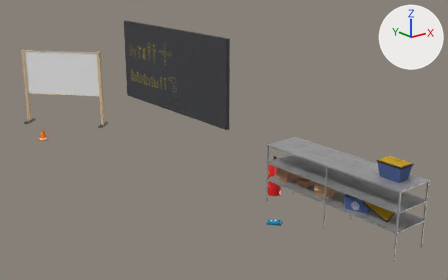
An edit to the FBX model Assets/_VE/Modelos/Escuderia Bravo/Taller Ensamble/Props3/FBX/Props3.fbx, drawn before and after from the same camera.
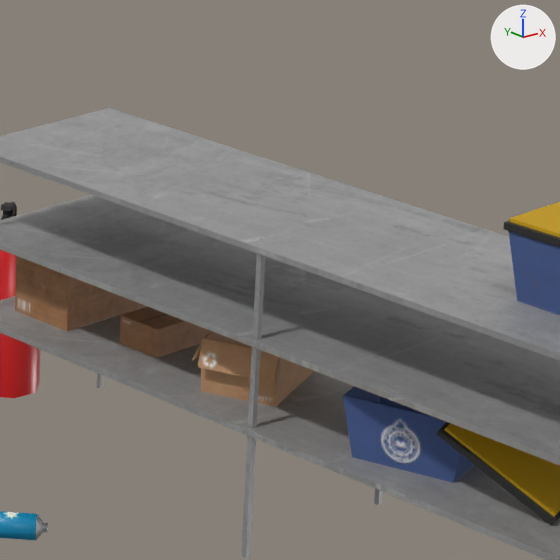
The first picture shows the older version from a 50 mm camera at (-1.17, -9.59, 4.69) aimed at (6.73, 0.29, 0.73). The close-ups show both versions on the part from 61% to 87% of the width and 41% to 82% of the height of that picture; other places that the commit changed are outside them. The axes (+X, +Y, +Z) are drawn at upper right. The lights are the same throughout. Where no turn or scale is listed for an object, it has been applied to the vertices.

The first close-up shows 'Extintor', 'TarroPintura', 'caja_abierta_1', 'caja_cerrada_1', 'caja_cerrada_1.001', 'caja_herramientas', 'caja_herramientas_destapadas', 'mesa1', 'tapa_de_caja'.
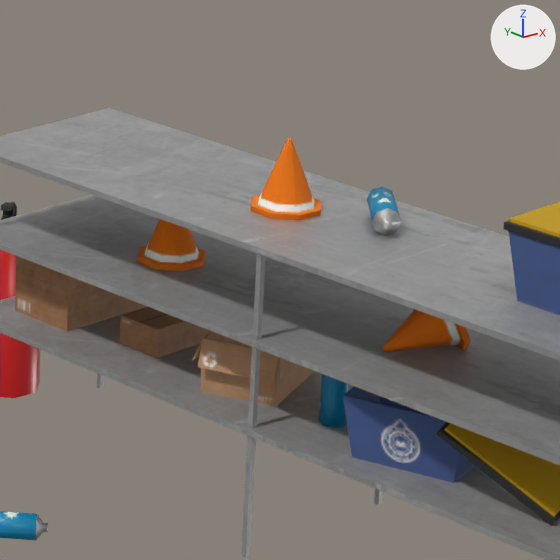
Location of each change, (x1, y1, x2, y2) in pixels of the close-ups (560 x 560 px):
'cono.006', added
    after: (251, 139, 321, 221)
'cono.004', added
    after: (137, 219, 205, 271)
'cono.005', added
    after: (382, 309, 471, 351)
'TarroPintura.002', added
    after: (319, 374, 350, 428)
'TarroPintura.003', added
    after: (367, 186, 401, 235)

The change, as a diff of the scene's bpy script:
```diff
--- a/Assets/_VE/Modelos/Escuderia Bravo/Taller Ensamble/Props3/FBX/Props3.fbx.py
+++ b/Assets/_VE/Modelos/Escuderia Bravo/Taller Ensamble/Props3/FBX/Props3.fbx.py
@@ me_cylinder_016 @@
+me_cylinder_016.from_pydata(...)  # 33 vertices, 28 faces; spans x -0.11..0.18, y -0.172..0.07, z -0.068..0.171
+me_cylinder_016.materials.append(mat_props3)
@@ me_cylinder_009 @@
+me_cylinder_009.from_pydata(...)  # 34 vertices, 32 faces; spans x -0.051..0.051, y -0.051..0.051, z -0.163..0.115
+me_cylinder_009.materials.append(mat_props3)
@@ ob_cono_004 @@
+ob_cono_004 = bpy.data.objects.new('cono.004', me_cylinder_005.copy())  # the mesh of ob_cono
+ob_cono_004.location = (6.697, -2.217, 0.95)
@@ ob_cono_006 @@
+ob_cono_006 = bpy.data.objects.new('cono.006', me_cylinder_005.copy())  # the mesh of ob_cono
+ob_cono_006.location = (6.697, -2.763, 1.295)
@@ ob_cono_005 @@
+ob_cono_005 = bpy.data.objects.new('cono.005', me_cylinder_016)
+ob_cono_005.location = (6.697, -3.382, 0.884)
@@ ob_tarropintura_002 @@
+ob_tarropintura_002 = bpy.data.objects.new('TarroPintura.002', me_cylinder_009)
+ob_tarropintura_002.location = (6.596, -3.122, 0.645)
+ob_tarropintura_002.rotation_euler = (0.000861, 0.0, 0.0)  # degrees (0, 0, 0)
@@ ob_tarropintura_003 @@
+ob_tarropintura_003 = bpy.data.objects.new('TarroPintura.003', me_cylinder_009)
+ob_tarropintura_003.location = (6.805, -3.122, 1.217)
+ob_tarropintura_003.rotation_euler = (1.572, 0.0, -0.784)  # degrees (90, 0, -45)
```
